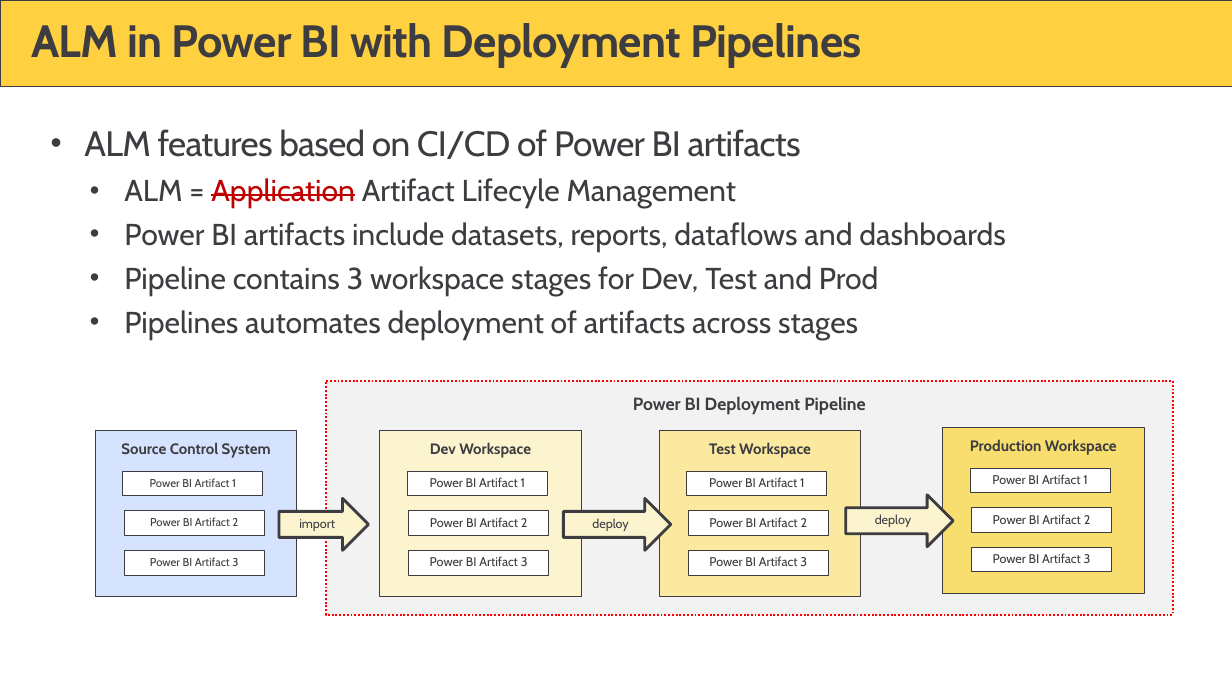
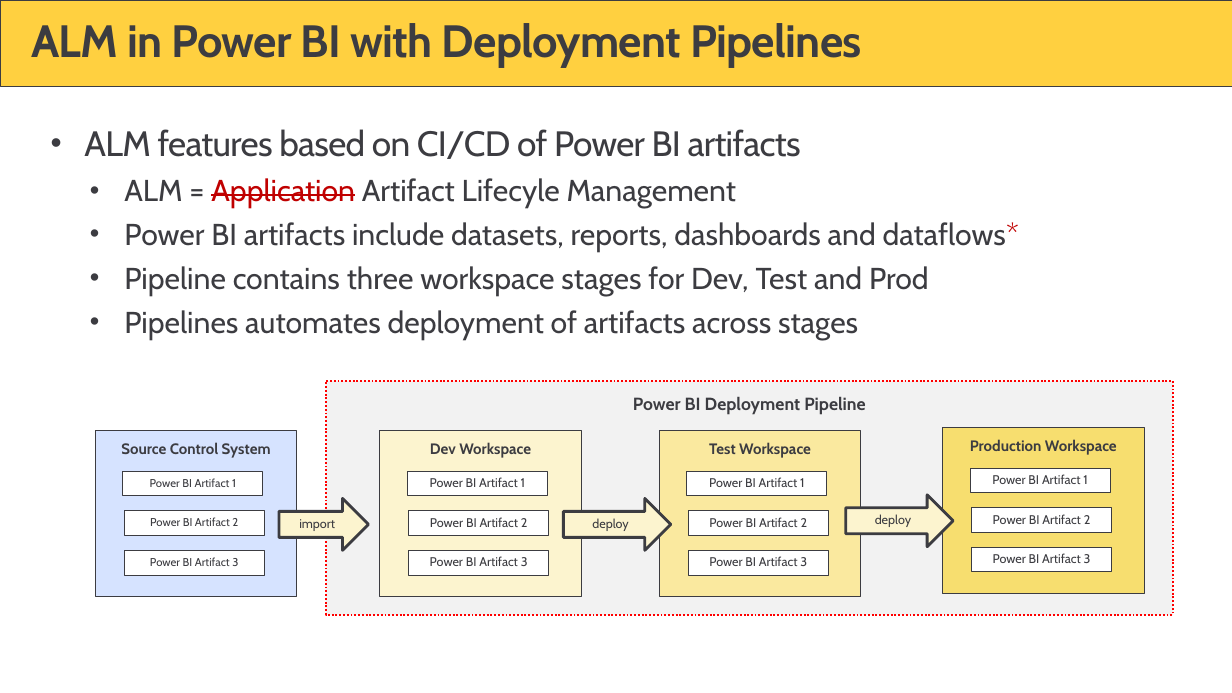
Before and after one commit to PowerBiDevCamp/Camp-Sessions, a slide deck: slide 8 of Session 15 - ALM in Power BI with Deployment Pipelines.pptx (slide 7 before the commit). Drawn at 1232x693 pixels with LibreOffice and Linux fonts; fonts in the diff are those of the drawing; background and template pictures are left out. Boxes give left, top, right and bottom in pixels: in the first picture for what was removed or moved away, otherwise in the second. Text is boxed around its words. In the diff, an @@ line names an element or a change of style, - is before the commit and + after.

```diff
--- a/Session 15 - ALM in Power BI with Deployment Pipelines.pptx
+++ b/Session 15 - ALM in Power BI with Deployment Pipelines.pptx
@@ text at (x1=124, y1=222, x2=1019, y2=296): text changed @@
-  • Power BI artifacts include datasets, reports, dataflows and dashboards
-  • Pipeline contains 3 workspace stages for Dev, Test and Prod
+  • Power BI artifacts include datasets, reports, dashboards and dataflows*
+  • Pipeline contains three workspace stages for Dev, Test and Prod
```
Also in this commit, not shown: 23 other slides changed, 15 slides added, 12 slides removed.
